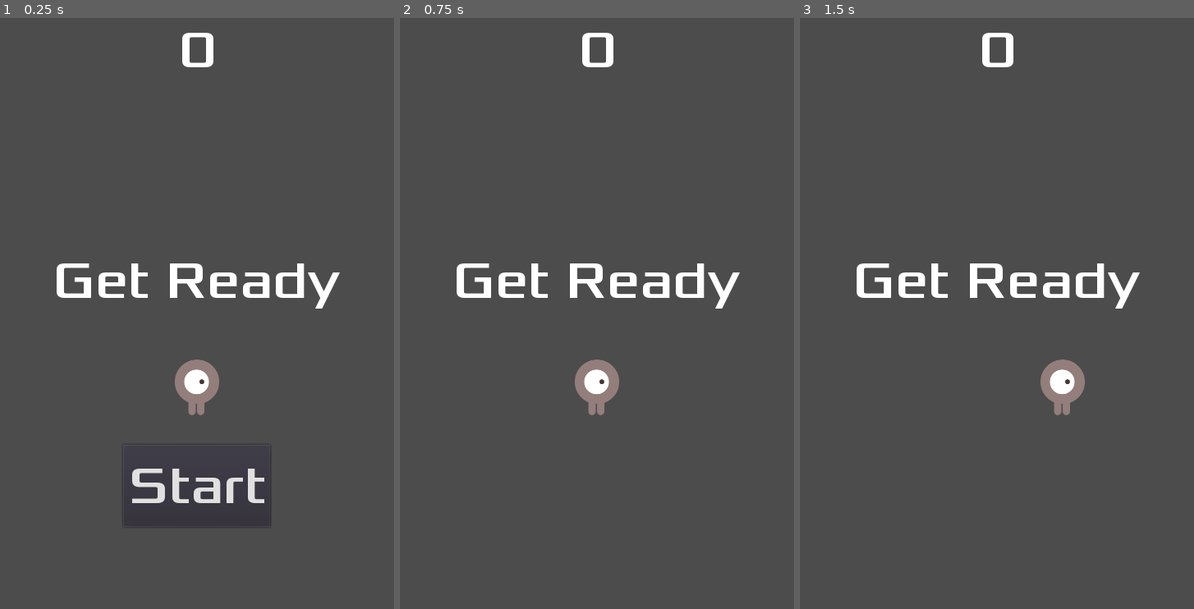
Above: before the commit, frames 1-3 (left to right).
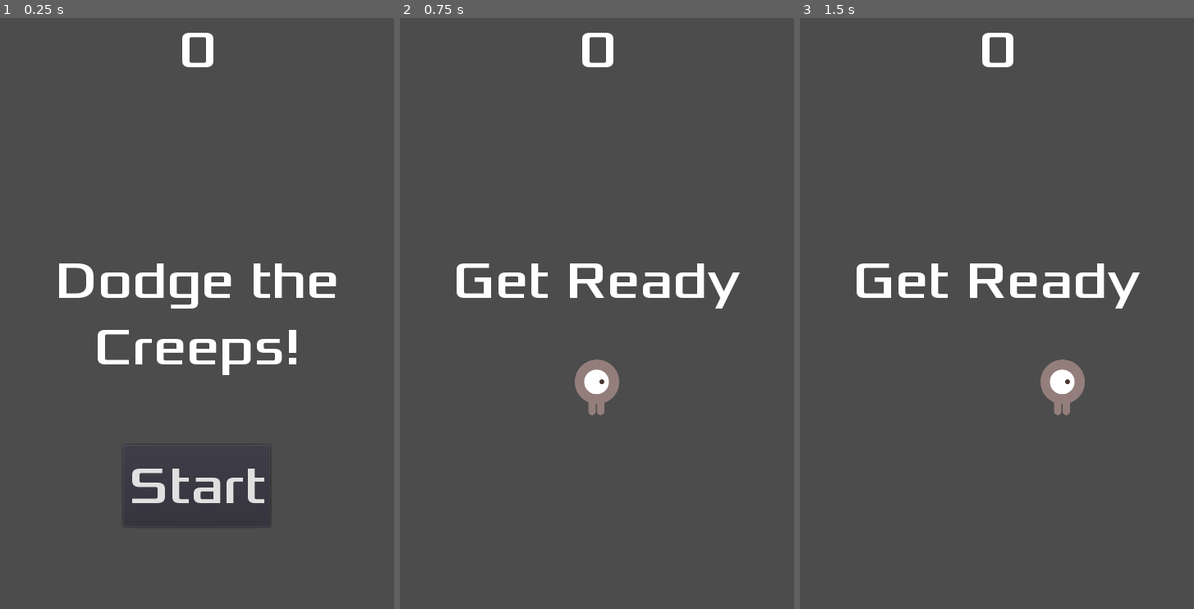
Above: after the commit, the same moments.

Repository: vitran96/dodge
Game: Godot game, scene res://Main.tscn
Same seed, same stepped clock (60 frames per second), same inputs: the game is played once before the commit and once after it.
Inputs:
- Up to frame 1 (0.25 s): no input
- Up to frame 2 (0.75 s): click "Start" at 0.5 s
- Up to frame 3 (1.5 s): tap Enter at 1.25 s; hold Right (ui_right) from 1.28 s (still down)

The runs differ from the first frame. In frame 1, 3.6% of the frame differs, in the area x 14-87%, y 41-68%; in frame 2, nothing differs; in frame 3, nothing differs.

Commit message:
remove new_game() from Main::_ready()

Diff:
--- a/Main.gd
+++ b/Main.gd
@@ -6,7 +6,8 @@
 # Called when the node enters the scene tree for the first time.
 func _ready():
     randomize()
-    new_game()
+#    new_game()
+#    $Player.hide()
 
 func _on_Player_hit() -> void:
     game_over()
--- a/Player.gd
+++ b/Player.gd
@@ -13,7 +13,6 @@
 func _ready():
     screen_size = get_viewport_rect().size
     hide()
-
 
 # Called every frame. 'delta' is the elapsed time since the previous frame.
 func _process(delta):
